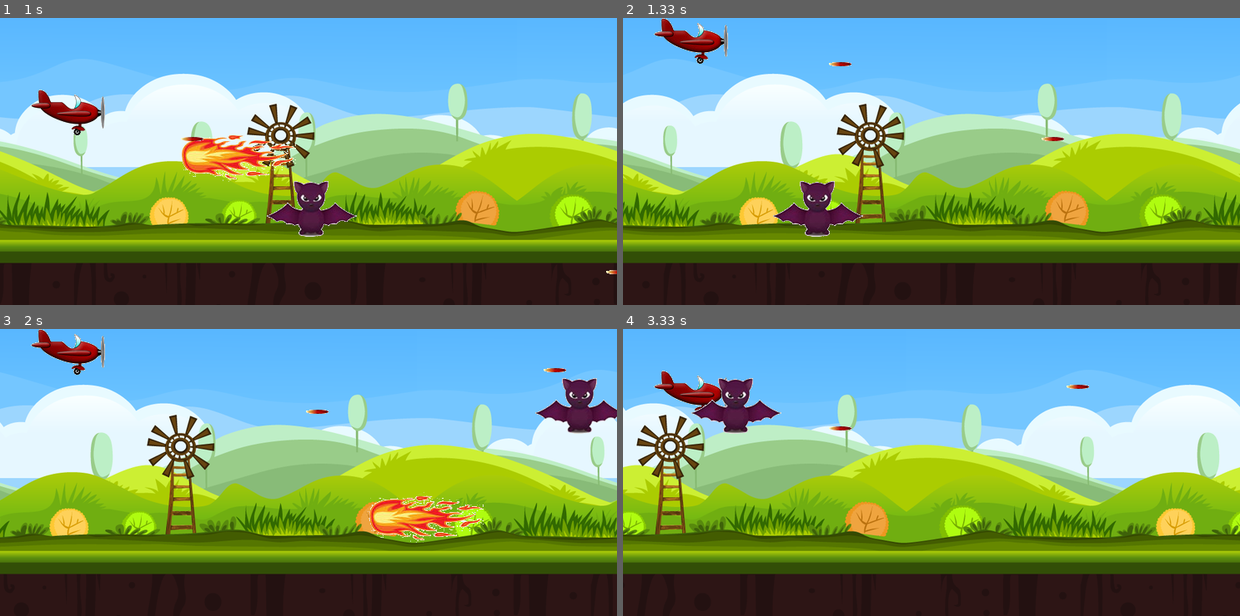
Above: before the commit, frames 1-4 (two rows, left to right).
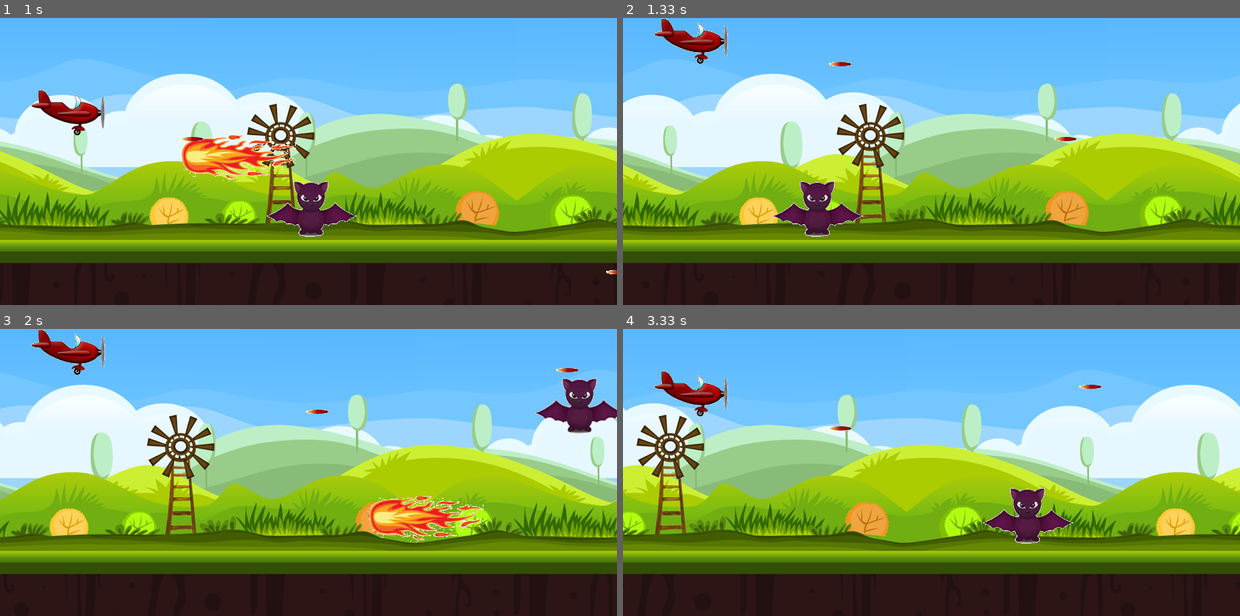
Above: after the commit, the same moments.

Repository: DJmong/Pygame
Game: pygame game, started from main.py
Two runs of this game, one before a commit and one after it. Both use one fixed random seed, a clock stepped at 60 frames per second and the inputs below.
Inputs:
- Up to frame 1 (1 s): hold Ctrl 0.33-0.8 s; hold Up 0.33-0.8 s; hold Up from 0.83 s (still down); tap Ctrl at 0.9 s
- Up to frame 2 (1.33 s): tap Ctrl at 1.2 s; release Up at 1.3 s
- Up to frame 3 (2 s): hold Down 1.33-1.63 s; tap Ctrl at 1.4, 1.73 s; hold Up from 1.67 s (still down)
- Up to frame 4 (3.33 s): release Up at 2.03 s; hold Down 2.07-2.43 s; tap Ctrl at 2.13, 2.53, 2.87, 3.2 s; hold Up 2.47-2.77 s; hold Down 2.8-3.1 s; hold Up from 3.13 s (still down)

Frame 1 is identical in both runs. In frame 2, less than 0.1% of the frame differs, in the area x 67-74%, y 41-43%; in frame 3, less than 0.1%; in frame 4, 2.7%, in the area x 11-78%, y 17-75%.

Commit message:
Add Enemy Eliminate

Diff:
--- a/main.py
+++ b/main.py
@@ -10,6 +10,8 @@
 background_width = width
 
 bat_width = 110
+bat_height = 67
+
 aircraft_width = 90
 aircraft_height = 55
 
@@ -19,9 +21,12 @@
 
 def runGame():
     global gamepad, user, clock, background1, background2
-    global bat, fires
+    global bat, fires, boom
 
     bullet_xy = []
+
+    isShotBat = False
+    boom_count = 0
 
     x = width * 0.05
     y = height * 0.8
@@ -55,9 +60,6 @@
                     bullet_y = y + aircraft_height/2
                     bullet_xy.append([bullet_x, bullet_y])
 
-                elif event.key == pygame.K_SPACE:
-                    sleep(5)
-
             if event.type == pygame.KEYUP:
                 if event.key == pygame.K_UP or event.key == pygame.K_DOWN:
                     y_change = 0
@@ -72,7 +74,7 @@
             background1_x = background_width
 
         if background2_x <= -background_width:
-           background2_x = background_width
+            background2_x = background_width
 
         drawObject(background1, background1_x, 0)
         drawObject(background2, background2_x, 0)
@@ -110,7 +112,7 @@
             bat_x = width
             bat_y = random.randrange(0, height)
 
-        drawObject(bat.getImage(), bat_x, bat_y)
+
 
 
         if len(bullet_xy) != 0:
@@ -118,11 +120,32 @@
                 bxy[0] += 15
                 bullet_xy[i][0] = bxy[0]
                 if bxy[0] >= width:
-                    bullet_xy.remove(bxy)
+                    if bxy[1] > bat_y and bxy[1] < bat_y + bat_height:
+                        bullet_xy.remove(bxy)
+                        isShotBat = True
+
+                if bxy[0] >= width:
+                    try:
+                        bulletxy.remove(bxy)
+                    except:
+                        pass
+
+        if not isShotBat:
+            drawObject(bat.getImage(), bat_x, bat_y)
+        else:
+            drawObject(boom, bat_x, bat_y)
+            boom_count += 1
+            if boom_count > 5:
+                boom_count = 0
+                bat_x = width
+                bat_y = random.randrange(0, height - bat_height)
+                isShotBat = False
 
         if len(bullet_xy) != 0:
             for bx, by in bullet_xy:
                 drawObject(bullet, bx, by)
+
+
 
         pygame.display.update()
         clock.tick(60)
@@ -132,7 +155,7 @@
 
 def initGame():
     global gamepad, user, clock, background1, background2
-    global bat, fires, bullet
+    global bat, fires, bullet, boom
 
     fires = []
     pygame.init()
@@ -146,7 +169,7 @@
     bat = ch.Enemy(100, pygame.image.load('bat.png'))
     fires.append(pygame.image.load('fireball.png'))
     fires.append(pygame.image.load('fireball2.png'))
-
+    boom = pygame.image.load('boom.png')
     bullet = pygame.image.load('bullet.png')
 
     for i in range(5):
Binary file added: boom.png
